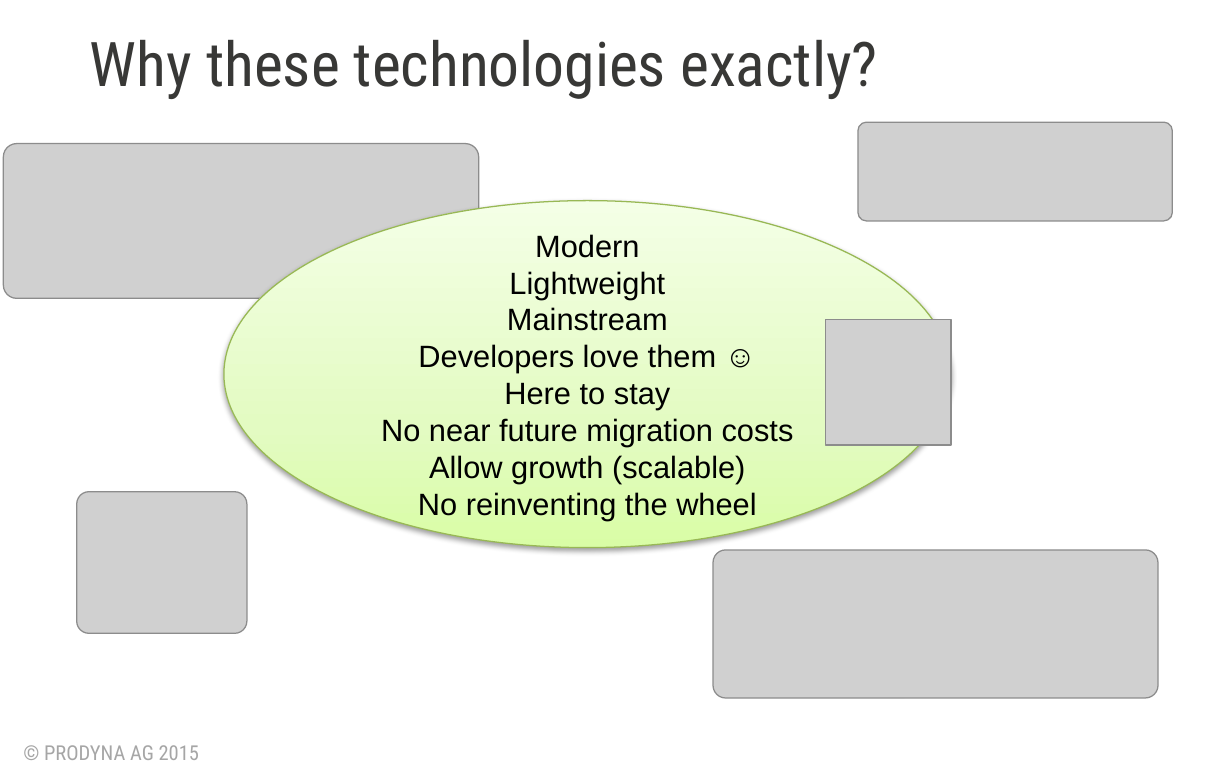
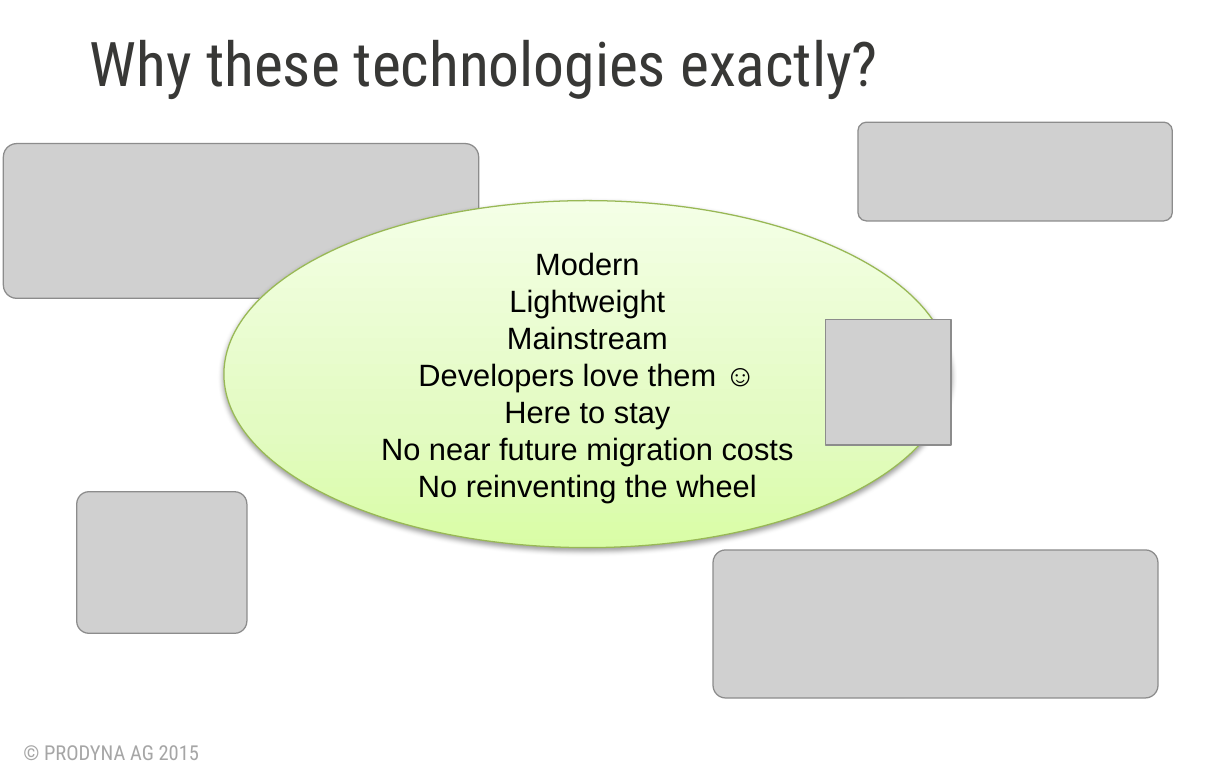
Before and after one commit to BGligorijevic/pac-slides, a slide deck: slide 7 of PAC-final-presentation.pptx. Drawn at 1232x770 pixels with LibreOffice and Linux fonts; fonts in the diff are those of the drawing; grey boxes stand for pictures; background and template pictures are left out. Boxes give left, top, right and bottom in pixels: in the first picture for what was removed or moved away, otherwise in the second. Text is boxed around its words. In the diff, an @@ line names an element or a change of style, - is before the commit and + after.

```diff
--- a/PAC-final-presentation.pptx
+++ b/PAC-final-presentation.pptx
@@ text in ellipse at bbox=[429, 455, 745, 484]: paragraph removed @@
-Allow growth (scalable)
```
Also in this commit, not shown: 6 other slides changed.
